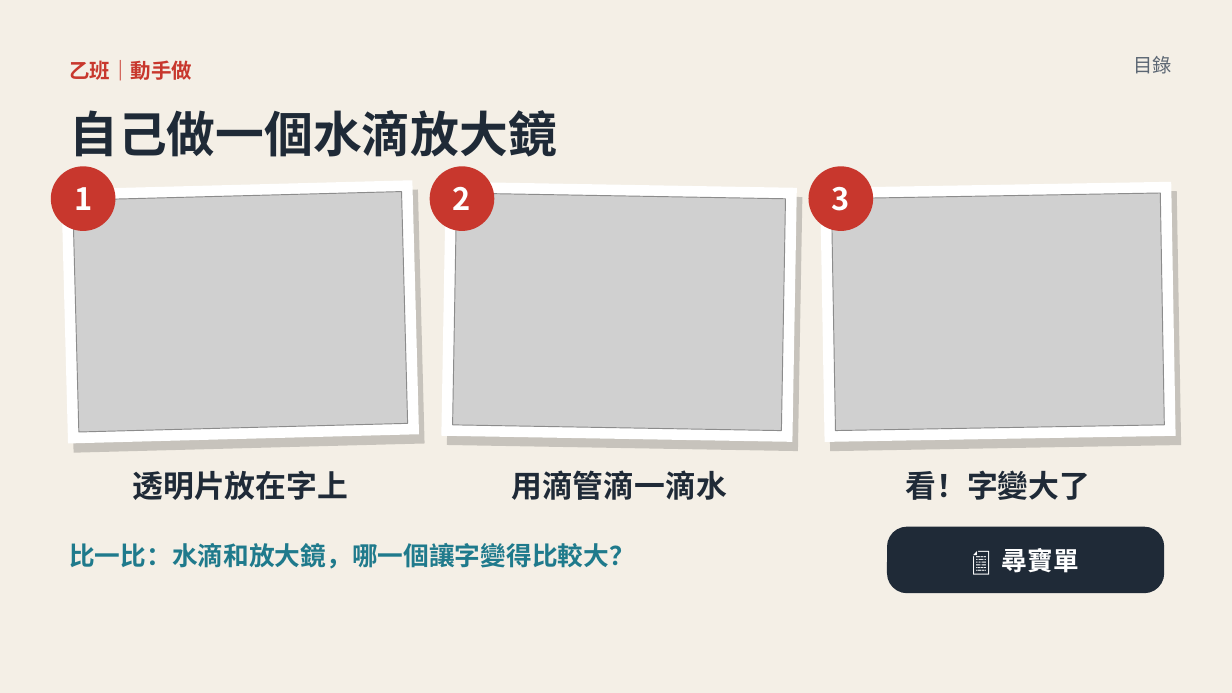
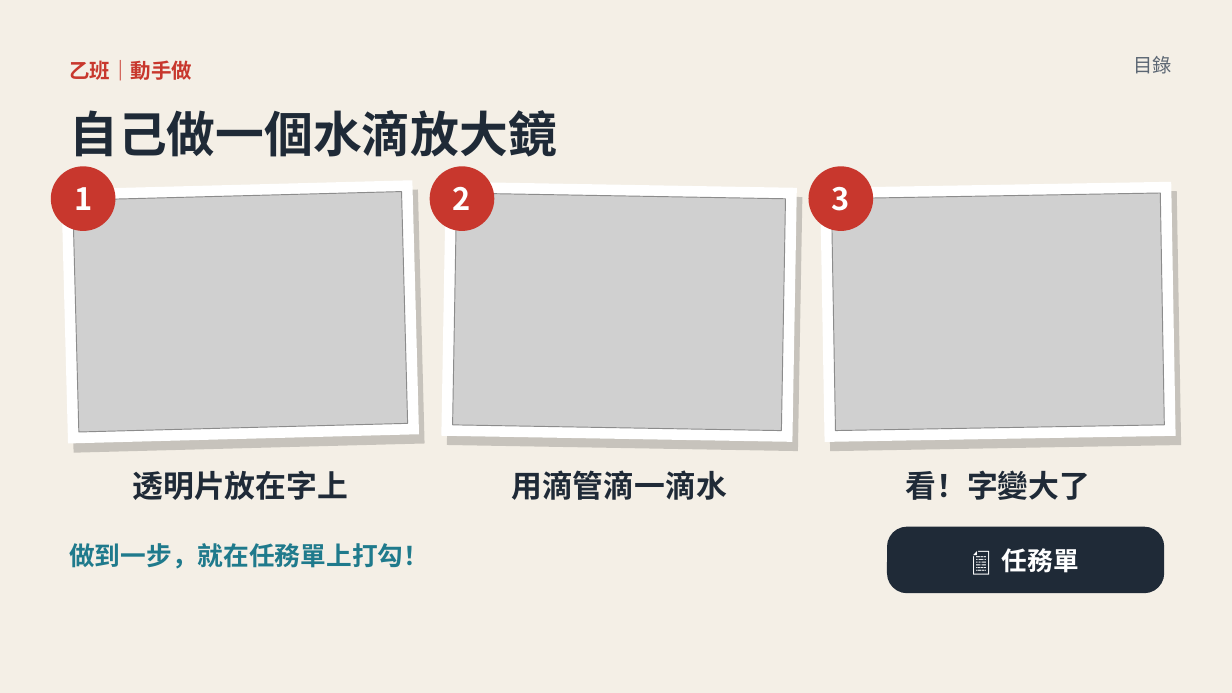
Before and after one commit to classtools1020/sports-results, a slide deck: slide 24 of f8f9fc3bd1/slides.pptx (slide 25 before the commit). Drawn at 1232x693 pixels with LibreOffice and Linux fonts; fonts in the diff are those of the drawing; grey boxes stand for pictures. Boxes give left, top, right and bottom in pixels: in the first picture for what was removed or moved away, otherwise in the second. Text is boxed around its words. In the diff, an @@ line names an element or a change of style, - is before the commit and + after.

```diff
--- a/f8f9fc3bd1/slides.pptx
+++ b/f8f9fc3bd1/slides.pptx
@@ text at bbox=[69, 543, 429, 569]: text changed @@
-比一比：水滴和放大鏡，哪一個讓字變得比較大？
+做到一步，就在任務單上打勾！
@@ text in rounded rectangle at bbox=[1002, 548, 1079, 573]: text changed @@
-📄 尋寶單
+📄 任務單
```
Also in this commit, not shown: 5 other slides changed, 1 slide added, 3 slides removed, 1 other file.
